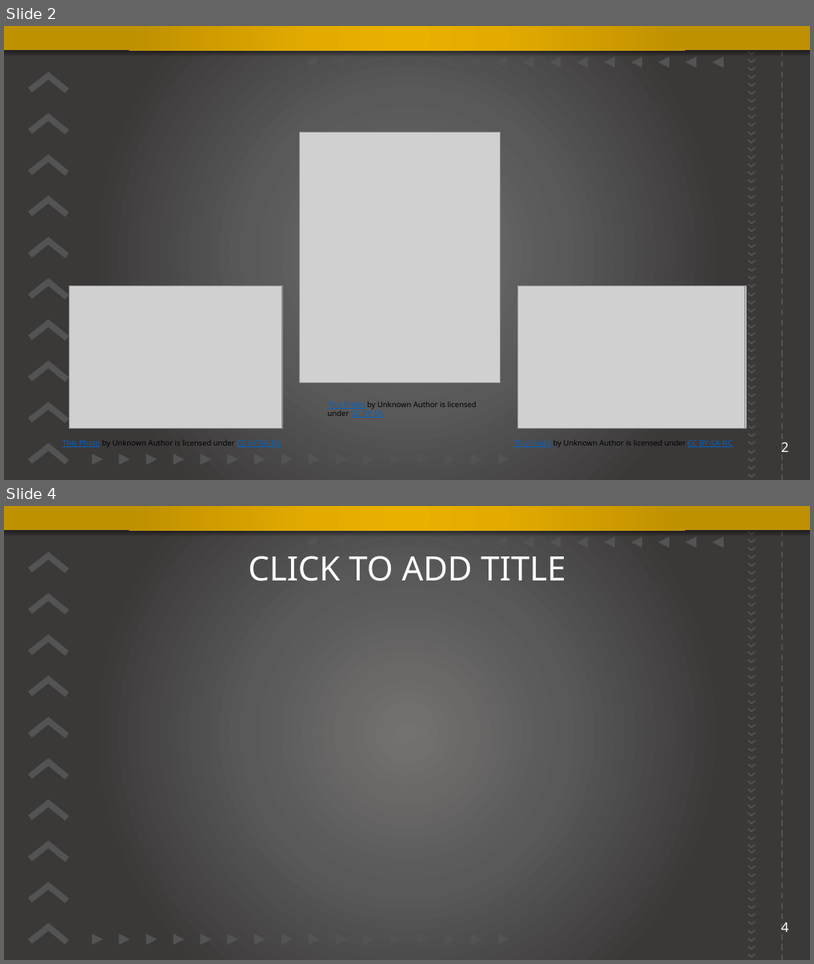
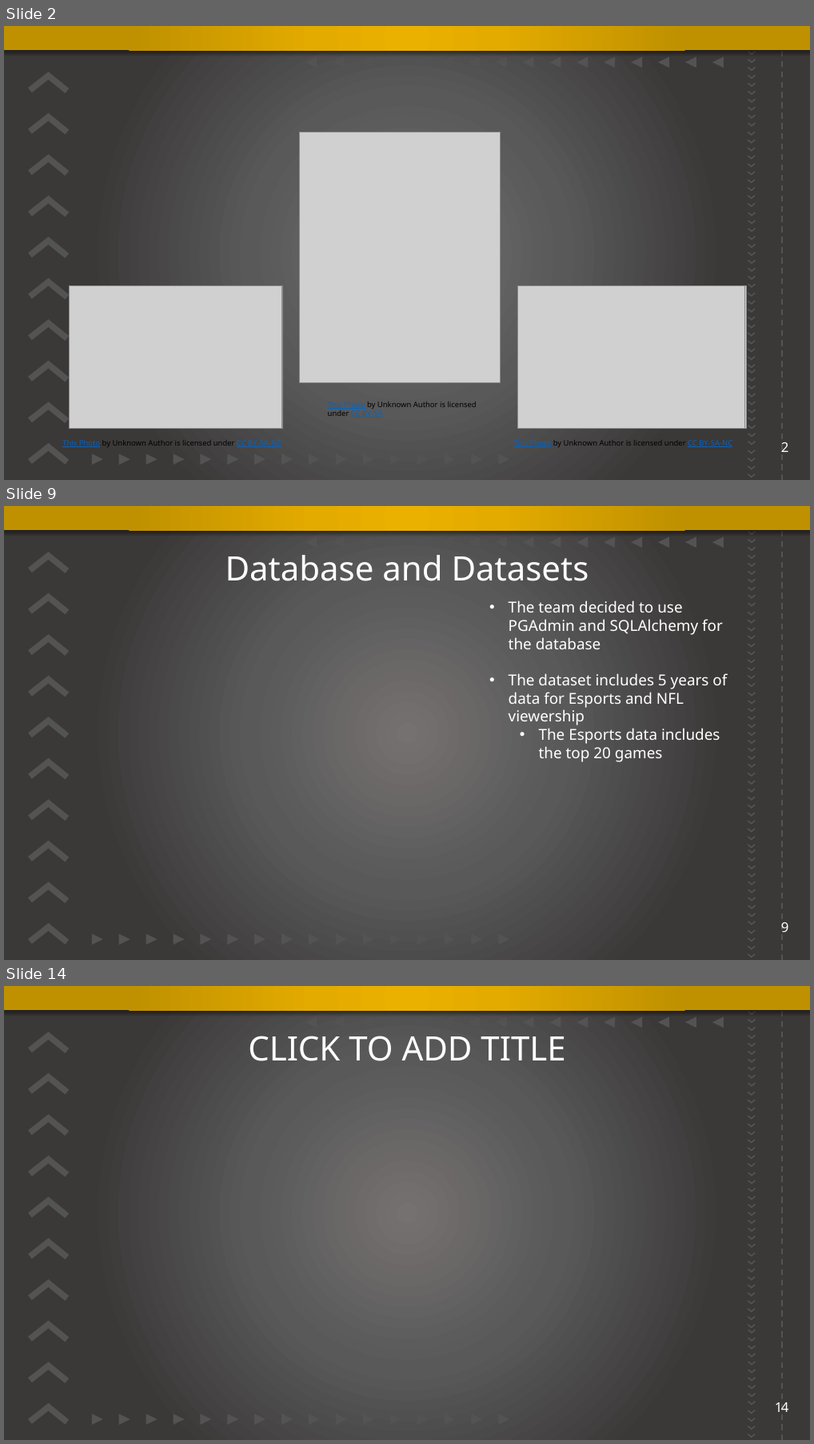
Before and after one commit to shupersap/Sport-Vs.-e-Sports-Viewers, a slide deck: Presentation.pptx. Shown one above the other, each under a label of ours: slides 2 and 4 before the commit, slides 2, 9 and 14 after it; the slides between them are not shown. The pictures are 814x964 and 814x1444 pixels, drawn with LibreOffice and Linux fonts; fonts in the diff are those of the drawing; grey boxes stand for pictures; background and template pictures are left out. Boxes give left, top, right and bottom in pixels: in the first picture for what was removed or moved away, otherwise in the second. Text is boxed around its words. In the diff, an @@ line names an element or a change of style, - is before the commit and + after.

```diff
--- a/Presentation.pptx
+++ b/Presentation.pptx
@@ slide 9 added at (x1=4, y1=506, x2=810, y2=960), background gradient #767171 to #595959 to #3B3838; not listed: 162 template elements that a slide beside it also shows @@
@@ title added at (x1=226, y1=555, x2=590, y2=581), 40 pt, text #FFFFFF @@
+Database and Datasets
@@ text added at (x1=509, y1=600, x2=727, y2=762), 18 pt, text #FFFFFF @@
+• The team decided to use PGAdmin and SQLAlchemy for the database
+• The dataset includes 5 years of data for Esports and NFL viewership
+  • The Esports data includes the top 20 games
@@ page number added at (x1=782, y1=922, x2=790, y2=932), 16 pt, text #FFFFFF @@
+9
@@ what was slide 4 is now slide 14 @@
@@ page number at (x1=775, y1=1402, x2=790, y2=1412): text changed @@
-4
+14
```
Also in this commit, not shown: 10 other slides added, 1 slide removed.
